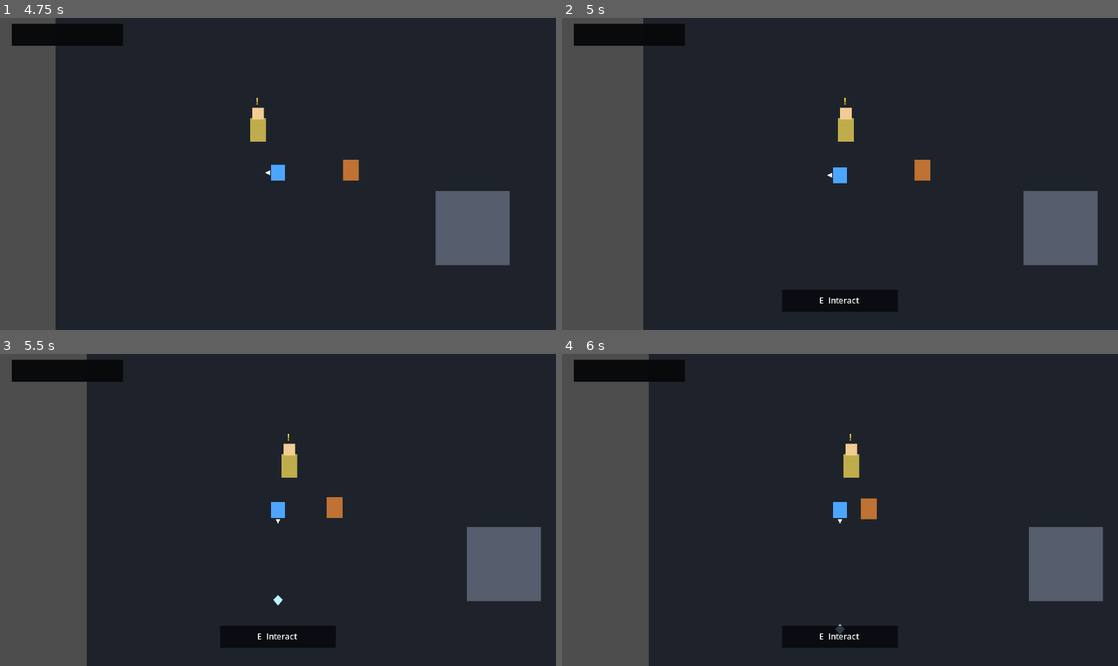
Above: before the commit, frames 1-4 (two rows, left to right).
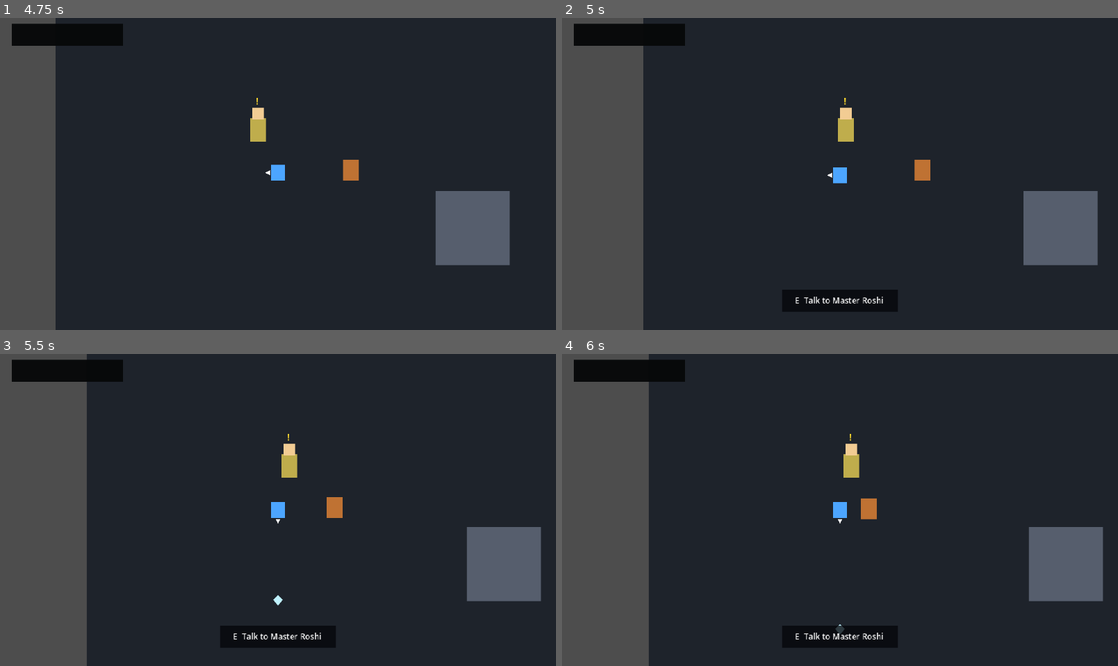
Above: after the commit, the same moments.

Repository: kikajima/dragonballsoullegacy
Game: Godot game, scene res://scenes/bootstrap/bootstrap.tscn
Same seed, same stepped clock (60 frames per second), same inputs: the game is played once before the commit and once after it.
Inputs:
- Up to frame 1 (4.75 s): tap Enter (ui_accept) at 0.5, 0.77, 1.52, 3.02, 3.5, 3.77, 4.52 s; hold D (move_right) 0.53-1.28 s; hold E (interact) 0.53-1.28 s; hold S (move_down) 1.28-2.03 s; tap J (attack) at 1.35 s; tap E (interact) at 1.55, 2.3, 3.05, 3.8, 4.35 s; hold D (move_right) 2.03-2.78 s; hold Shift (block) 2.03-2.78 s; hold W (move_up) 2.78-3.53 s; tap L (charge_ki) at 2.85 s; hold Space (dash) 3.53-4.28 s; hold A (move_left) from 3.53 s (still down)
- Up to frame 2 (5 s): keep holding A (move_left)
- Up to frame 3 (5.5 s): release A (move_left) at 5.03 s; hold S (move_down) from 5.03 s (still down); hold K (ki_blast) from 5.03 s (still down); tap E (interact) at 5.3 s
- Up to frame 4 (6 s): release S (move_down) at 5.78 s; release K (ki_blast) at 5.78 s; hold D (move_right) from 5.78 s (still down); tap I (kick) at 5.85 s

Frame 1 is identical in both runs. In frame 2, 0.2% of the frame differs, in the area x 42-58%, y 89-92%; in frame 3, 0.2%; in frame 4, 0.2%.

Commit message:
ui: label Master Roshi interaction prompt

Diff:
--- a/actors/npcs/debug_mentor.gd
+++ b/actors/npcs/debug_mentor.gd
@@ -21,6 +21,9 @@
 
 func _ready() -> void:
 	_load_local_sprite()
+
+func get_interaction_label() -> String:
+	return "Talk to Master Roshi"
 
 func interact(actor: Node) -> void:
 	if actor is Node2D:
